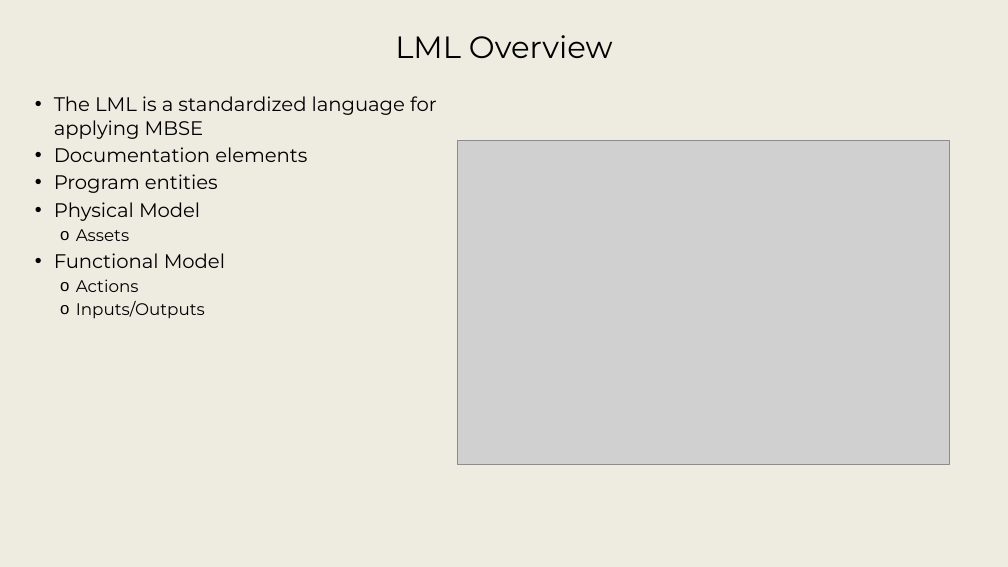
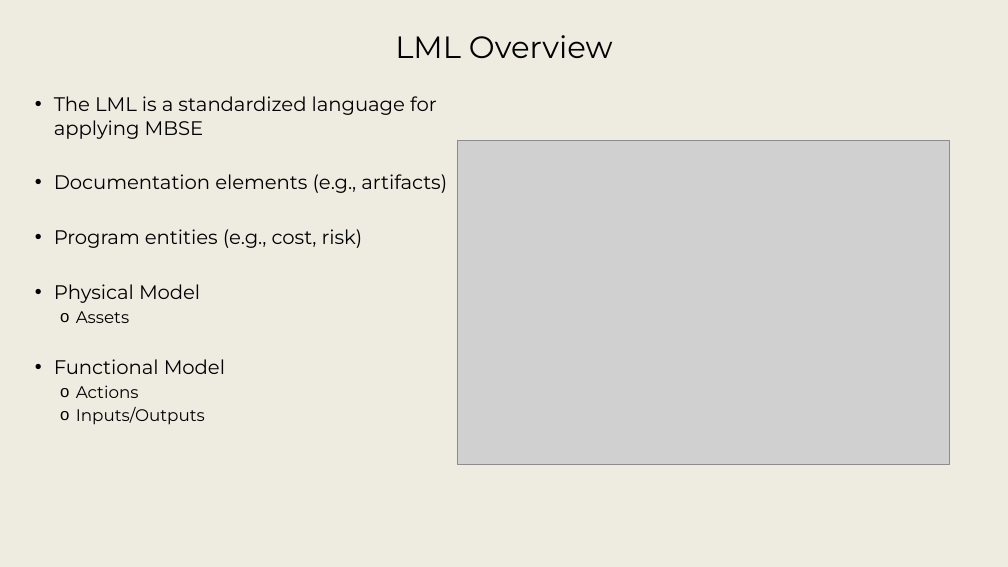
Before and after one commit to srudder16/Lifecycle_Modeling, a slide deck: slide 9 of 2025_WSRC/2026 WSRC Tutorial - 1.pptx (slide 8 before the commit). Drawn at 1008x567 pixels with LibreOffice and Linux fonts; fonts in the diff are those of the drawing; grey boxes stand for pictures; background and template pictures are left out. Boxes give left, top, right and bottom in pixels: in the first picture for what was removed or moved away, otherwise in the second. Text is boxed around its words. In the diff, an @@ line names an element or a change of style, - is before the commit and + after.

```diff
--- a/2025_WSRC/2026 WSRC Tutorial - 1.pptx
+++ b/2025_WSRC/2026 WSRC Tutorial - 1.pptx
@@ text at box(54, 174, 447, 248): text changed @@
-• Documentation elements
-• Program entities
+• Documentation elements (e.g., artifacts)
+• Program entities (e.g., cost, risk)
```
Also in this commit, not shown: 10 other slides changed, 2 slides added, 6 slides removed, 3 other files.
